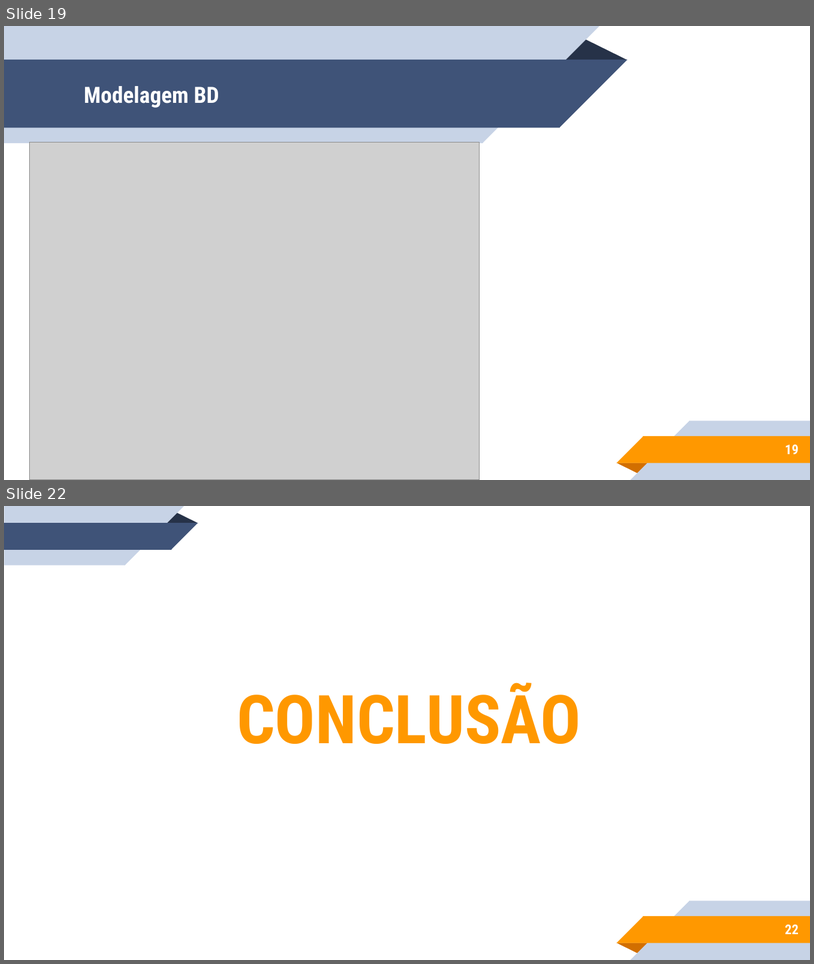
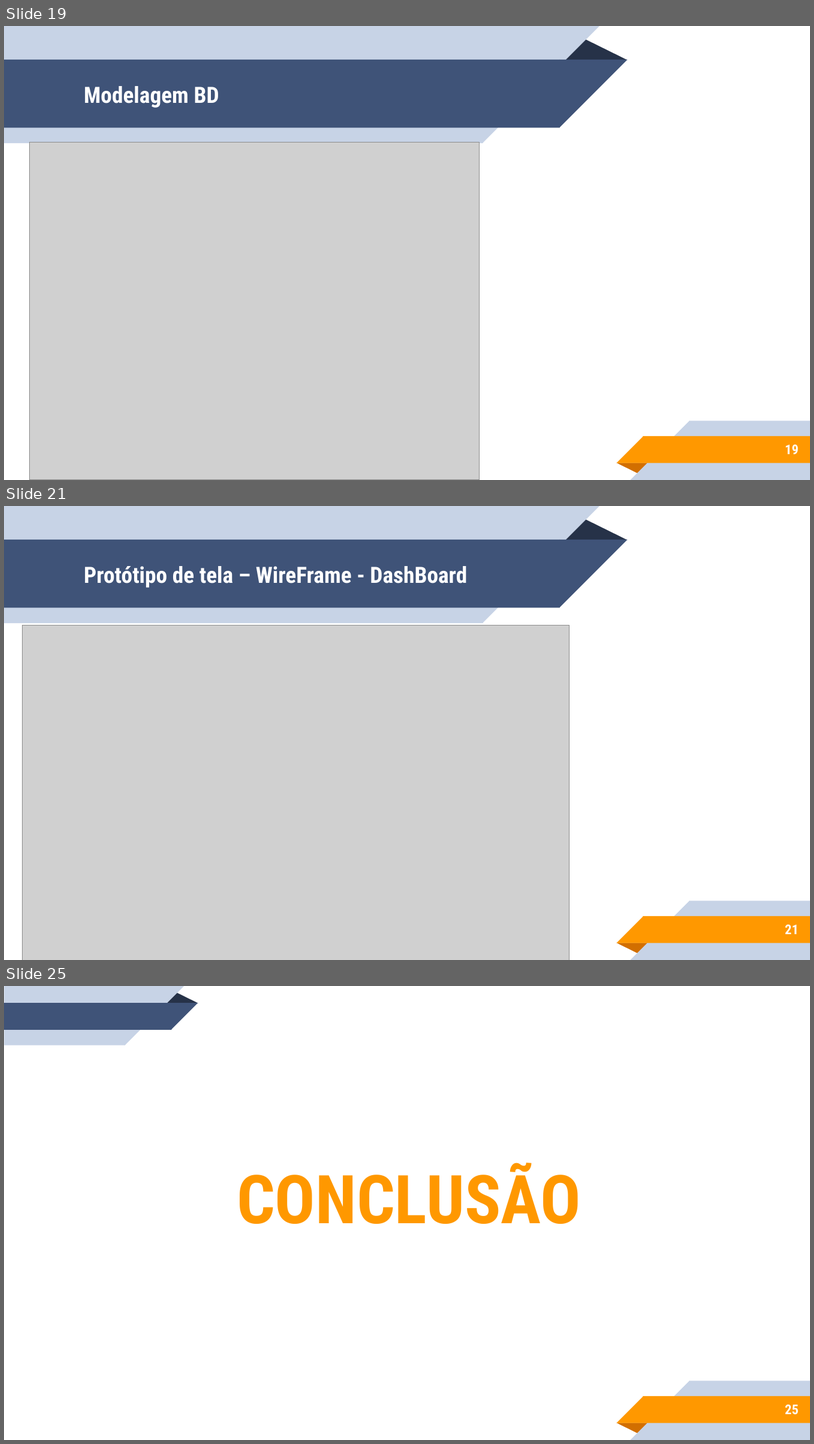
Before and after one commit to sergioetrindade/GRUPO-10-2ADSA, a slide deck: Documentação/ppts/Apresentação.pptx. Shown one above the other, each under a label of ours: slides 19 and 22 before the commit, slides 19, 21 and 25 after it; the slides between them are not shown. The pictures are 814x964 and 814x1444 pixels, drawn with LibreOffice and Linux fonts; fonts in the diff are those of the drawing; grey boxes stand for pictures. Boxes give left, top, right and bottom in pixels: in the first picture for what was removed or moved away, otherwise in the second. Text is boxed around its words. In the diff, an @@ line names an element or a change of style, - is before the commit and + after.

```diff
--- a/Documentação/ppts/Apresentação.pptx
+++ b/Documentação/ppts/Apresentação.pptx
@@ slide 21 added at box(4, 506, 810, 960), background #FFFFFF; not listed: 10 template elements that a slide beside it also shows @@
@@ title added at box(84, 566, 467, 588), 20 pt, text #FFFFFF, bold @@
+Protótipo de tela – WireFrame - DashBoard
@@ picture added at box(23, 625, 570, 960) @@
@@ page number added at box(785, 924, 799, 934), 12 pt, text #FFFFFF, bold @@
+21
@@ what was slide 22 is now slide 25 @@
@@ page number at box(785, 1404, 799, 1414): text changed @@
-22
+25
```
Also in this commit, not shown: 3 slides changed, 3 other slides added, 1 slide removed, 4 other files.
